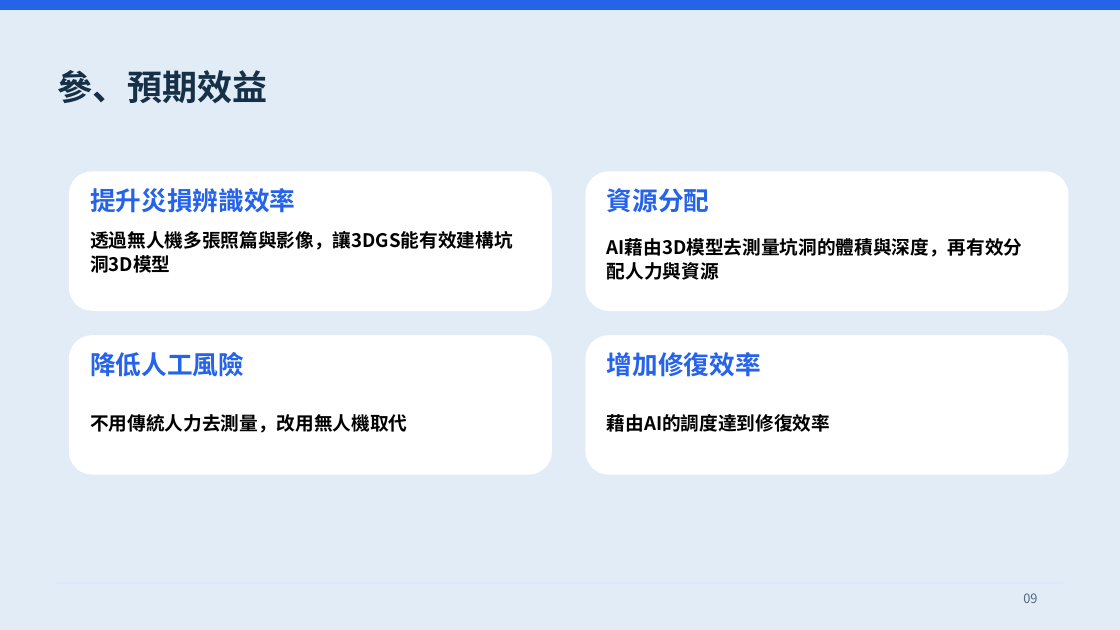
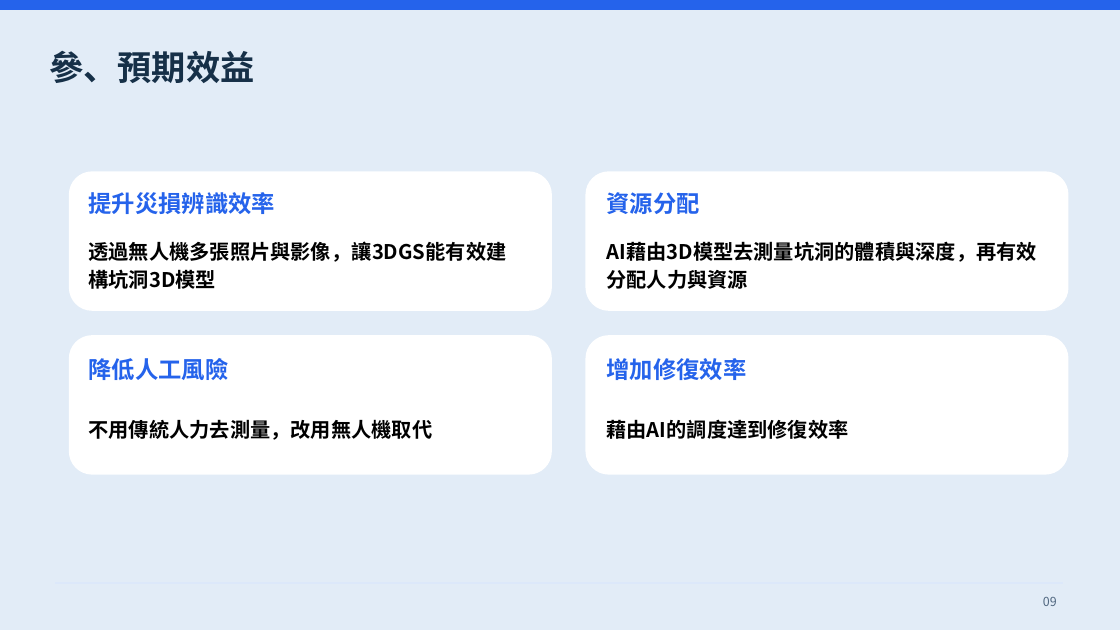
Before and after one commit to Sean970105/Sean970105, a slide deck: slide 10 of presentations/presentation.pptx. Drawn at 1120x630 pixels with LibreOffice and Linux fonts; fonts in the diff are those of the drawing. Boxes give left, top, right and bottom in pixels: in the first picture for what was removed or moved away, otherwise in the second. Text is boxed around its words. In the diff, an @@ line names an element or a change of style, - is before the commit and + after.

Commit message:
Tidy presentation layout and fix body text colors

```diff
--- a/presentations/presentation.pptx
+++ b/presentations/presentation.pptx
@@ text "參、預期效益": place and size @@
-text "參、預期效益" at <box>57,70,267,103</box>
+text "參、預期效益" at <box>49,51,254,83</box>
@@ text "參、預期效益" at <box>49,51,254,83</box>: size 45 to 44 pt; line spacing 54pt to 1.12; vertical alignment top to middle @@
@@ text "透過無人機多張照片與影像，讓3DGS能有效建構坑洞3D模型" at <box>88,241,506,262</box>: vertical alignment top to middle @@
@@ text at <box>88,241,506,262</box>: text changed; size 24 to 26 pt @@
-透過無人機多張照篇與影像，讓3DGS能有效建構坑洞3D模型
+透過無人機多張照片與影像，讓3DGS能有效建構坑洞3D模型
@@ size 33 to 30 pt; line spacing 39.6pt to 1.12; vertical alignment top to middle in 4 elements at <box>606,192,699,214</box>, <box>88,192,275,214</box>, <box>606,358,746,380</box>, <box>88,358,228,380</box> @@
@@ size 24 to 26 pt; line spacing 30.6pt to 1.12; vertical alignment top to middle in 3 elements at <box>606,241,1036,289</box>, <box>88,419,432,440</box>, <box>606,419,848,439</box> @@
@@ text "09" at <box>1043,597,1057,606</box>: size 16.5 to 16 pt; alignment left to right; line spacing 19.8pt to 1.12; vertical alignment top to middle @@
```
Also in this commit, not shown: 11 other slides changed, 1 other file.
